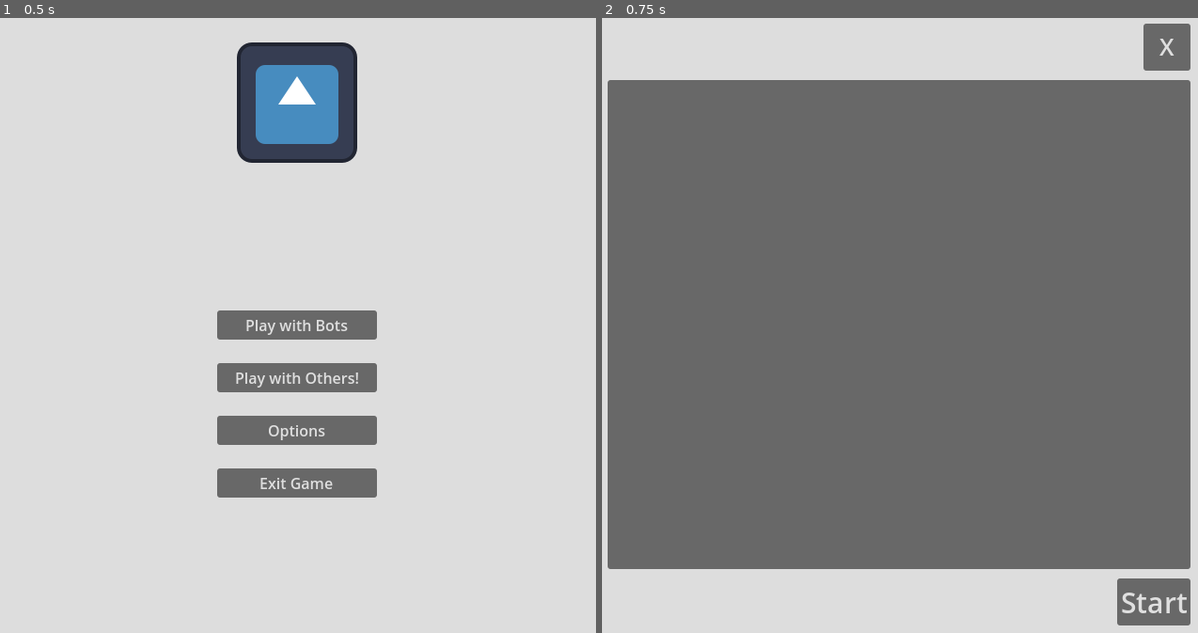
Above: before the commit, frames 1-2 (left to right).
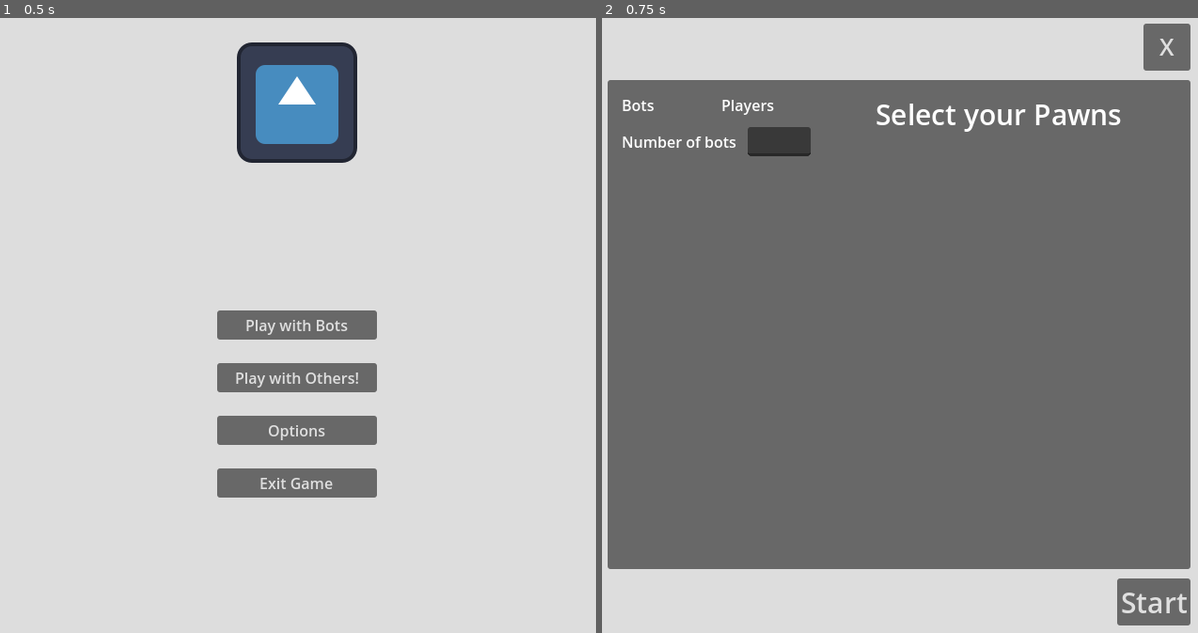
Above: after the commit, the same moments.

Repository: Kielson123/Ludo-Dungeon
Game: Godot game, scene res://main.tscn
Two runs of this game, one before a commit and one after it. Both use one fixed random seed, a clock stepped at 60 frames per second and the inputs below. The engine's default icon, where the game draws it, is replaced by a stand-in: a white triangle on a blue panel in a dark square. Video files are missing from this copy of the repository; at most half a second of black plays in their place.
Inputs:
- Up to frame 1 (0.5 s): no input
- Up to frame 2 (0.75 s): click "Play with Bots" at 0.5 s

Frame 1 is identical in both runs. In frame 2, 1.3% of the frame differs, in the area x 3-88%, y 13-23%.

Commit message:
Singleplayer menu

Diff:
--- a/UI/Singleplayer Start Menu/singleplayer_start_menu.gd
+++ b/UI/Singleplayer Start Menu/singleplayer_start_menu.gd
@@ -1,6 +1,13 @@
 extends Control
 
+@onready var bot_count_input: LineEdit = $"MarginContainer/VBoxContainer/PanelContainer/MarginContainer/VSplitContainer/HSplitContainer/GameOptionsContainer/Bot Count Option/LineEdit"
 
+var max_player_count: int = 4
 
 func _on_exit_button_pressed() -> void:
 	Signals.request_main_menu.emit()
+
+
+func _on_line_edit_text_changed(new_text: String) -> void:
+	var count: int = clamp(int(bot_count_input.text), 0, max_player_count - 1)
+	bot_count_input.text = str(count)
--- a/UI/Singleplayer Start Menu/singleplayer_start_menu.tscn
+++ b/UI/Singleplayer Start Menu/singleplayer_start_menu.tscn
@@ -55,6 +55,61 @@
 theme_override_constants/margin_right = 15
 theme_override_constants/margin_bottom = 15
 
+[node name="HSplitContainer" type="HSplitContainer" parent="MarginContainer/VBoxContainer/PanelContainer/MarginContainer"]
+layout_mode = 2
+
+[node name="VSplitContainer" type="VSplitContainer" parent="MarginContainer/VBoxContainer/PanelContainer/MarginContainer/HSplitContainer"]
+layout_mode = 2
+
+[node name="HSplitContainer" type="HSplitContainer" parent="MarginContainer/VBoxContainer/PanelContainer/MarginContainer/HSplitContainer/VSplitContainer"]
+layout_mode = 2
+
+[node name="HSplitContainer" type="HSplitContainer" parent="MarginContainer/VBoxContainer/PanelContainer/MarginContainer/HSplitContainer/VSplitContainer/HSplitContainer"]
+layout_mode = 2
+size_flags_horizontal = 3
+
+[node name="Label" type="Label" parent="MarginContainer/VBoxContainer/PanelContainer/MarginContainer/HSplitContainer/VSplitContainer/HSplitContainer/HSplitContainer"]
+layout_mode = 2
+text = "Bots"
+
+[node name="HSplitContainer2" type="HSplitContainer" parent="MarginContainer/VBoxContainer/PanelContainer/MarginContainer/HSplitContainer/VSplitContainer/HSplitContainer"]
+layout_mode = 2
+size_flags_horizontal = 3
+
+[node name="Label" type="Label" parent="MarginContainer/VBoxContainer/PanelContainer/MarginContainer/HSplitContainer/VSplitContainer/HSplitContainer/HSplitContainer2"]
+layout_mode = 2
+text = "Players"
+
+[node name="GameOptionsContainer" type="VBoxContainer" parent="MarginContainer/VBoxContainer/PanelContainer/MarginContainer/HSplitContainer/VSplitContainer"]
+layout_mode = 2
+size_flags_horizontal = 3
+
+[node name="Bot Count Option" type="HSplitContainer" parent="MarginContainer/VBoxContainer/PanelContainer/MarginContainer/HSplitContainer/VSplitContainer/GameOptionsContainer"]
+layout_mode = 2
+
+[node name="Label" type="Label" parent="MarginContainer/VBoxContainer/PanelContainer/MarginContainer/HSplitContainer/VSplitContainer/GameOptionsContainer/Bot Count Option"]
+layout_mode = 2
+size_flags_horizontal = 3
+text = "Number of bots"
+
+[node name="LineEdit" type="LineEdit" parent="MarginContainer/VBoxContainer/PanelContainer/MarginContainer/HSplitContainer/VSplitContainer/GameOptionsContainer/Bot Count Option"]
+layout_mode = 2
+
+[node name="PawnSelectConatiner" type="VSplitContainer" parent="MarginContainer/VBoxContainer/PanelContainer/MarginContainer/HSplitContainer"]
+layout_mode = 2
+size_flags_horizontal = 3
+
+[node name="Title" type="Label" parent="MarginContainer/VBoxContainer/PanelContainer/MarginContainer/HSplitContainer/PawnSelectConatiner"]
+layout_mode = 2
+theme_override_font_sizes/font_size = 30
+text = "Select your Pawns"
+horizontal_alignment = 1
+vertical_alignment = 1
+
+[node name="MarginContainer" type="MarginContainer" parent="MarginContainer/VBoxContainer/PanelContainer/MarginContainer/HSplitContainer/PawnSelectConatiner"]
+layout_mode = 2
+theme_override_constants/margin_top = 15
+
 [node name="StartButton" type="Button" parent="MarginContainer/VBoxContainer"]
 layout_mode = 2
 size_flags_horizontal = 8
@@ -63,3 +118,4 @@
 text = "Start"
 
 [connection signal="pressed" from="MarginContainer/VBoxContainer/ExitButton" to="." method="_on_exit_button_pressed"]
+[connection signal="text_changed" from="MarginContainer/VBoxContainer/PanelContainer/MarginContainer/HSplitContainer/VSplitContainer/GameOptionsContainer/Bot Count Option/LineEdit" to="." method="_on_line_edit_text_changed"]
